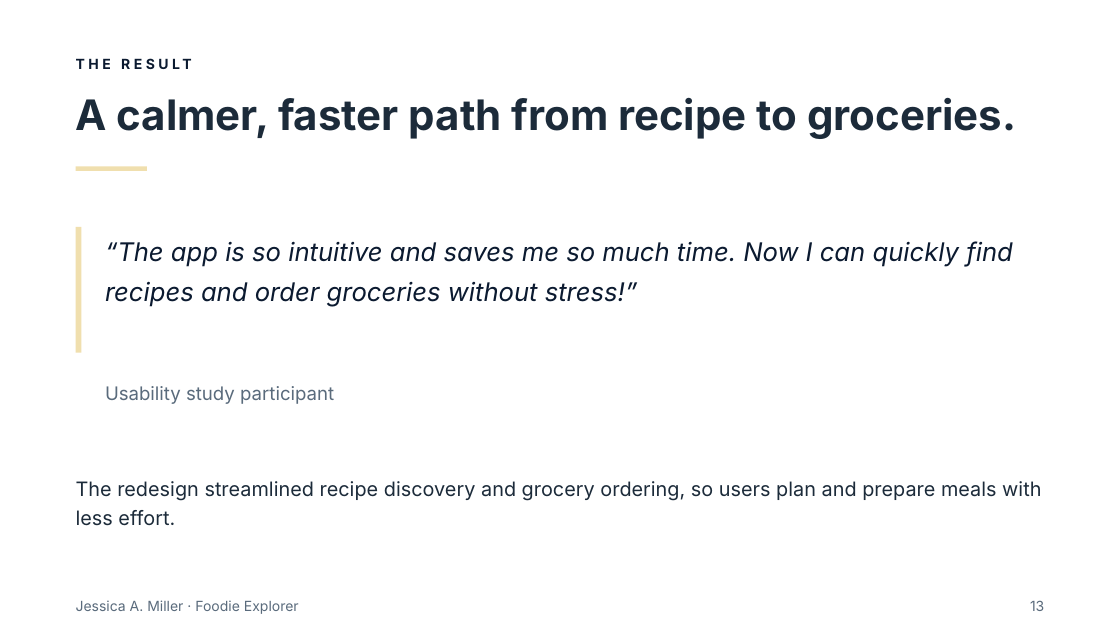
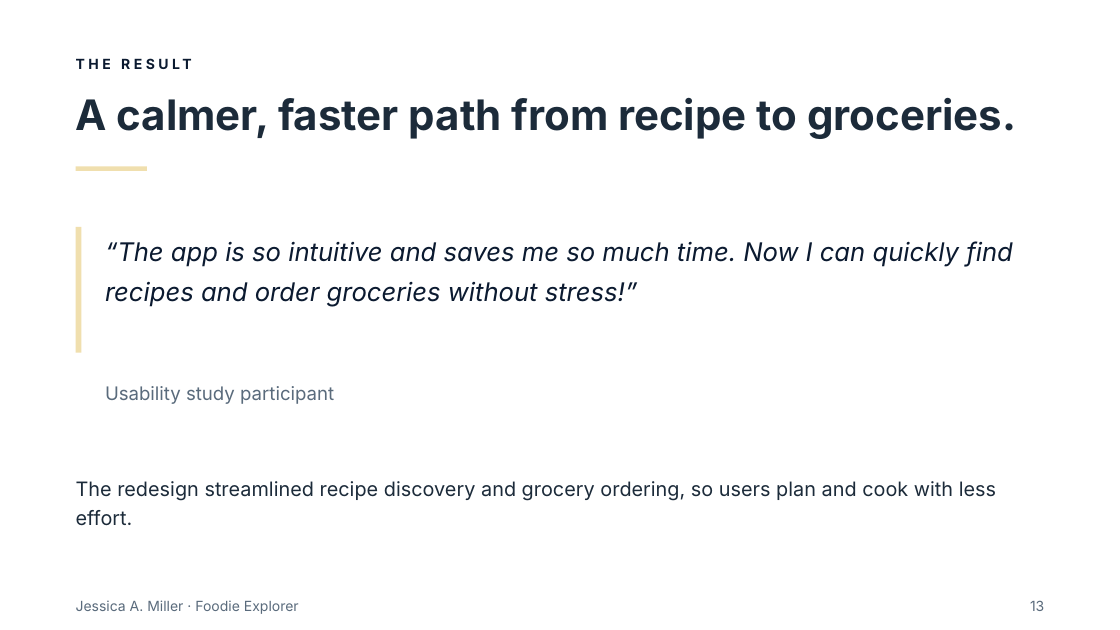
Before and after one commit to Millrjess/millrjess.github.io, a slide deck: slide 13 of assets/presentations/Foodie_Explorer_Executive.pptx. Drawn at 1120x630 pixels with LibreOffice and Linux fonts; fonts in the diff are those of the drawing. Boxes give left, top, right and bottom in pixels: in the first picture for what was removed or moved away, otherwise in the second. Text is boxed around its words. In the diff, an @@ line names an element or a change of style, - is before the commit and + after.

```diff
--- a/assets/presentations/Foodie_Explorer_Executive.pptx
+++ b/assets/presentations/Foodie_Explorer_Executive.pptx
@@ text at box(76, 481, 996, 526): text changed @@
-The redesign streamlined recipe discovery and grocery ordering, so users plan and prepare meals with less effort.
+The redesign streamlined recipe discovery and grocery ordering, so users plan and cook with less effort.
```
Also in this commit, not shown: 5 other slides changed, 1 other file.
